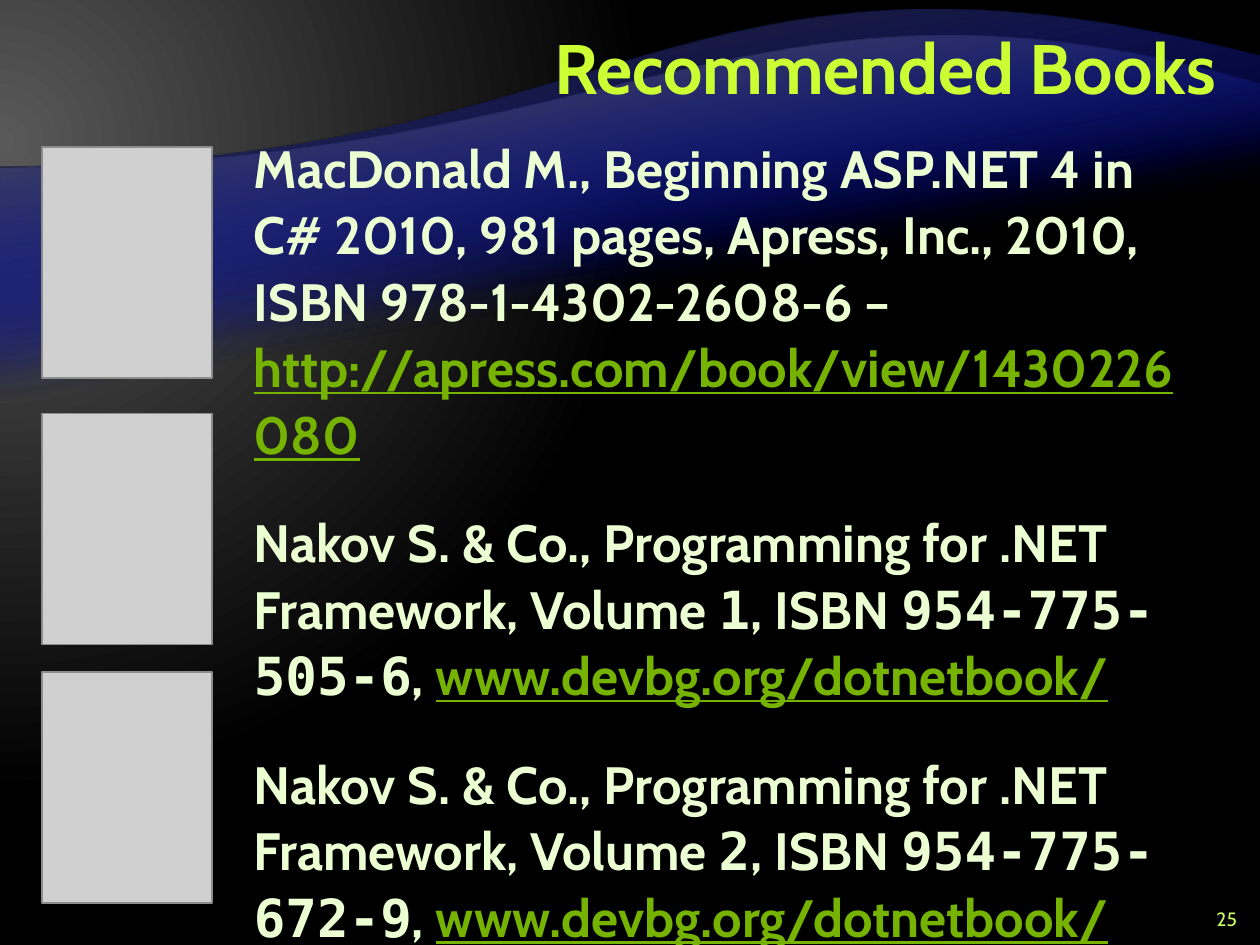
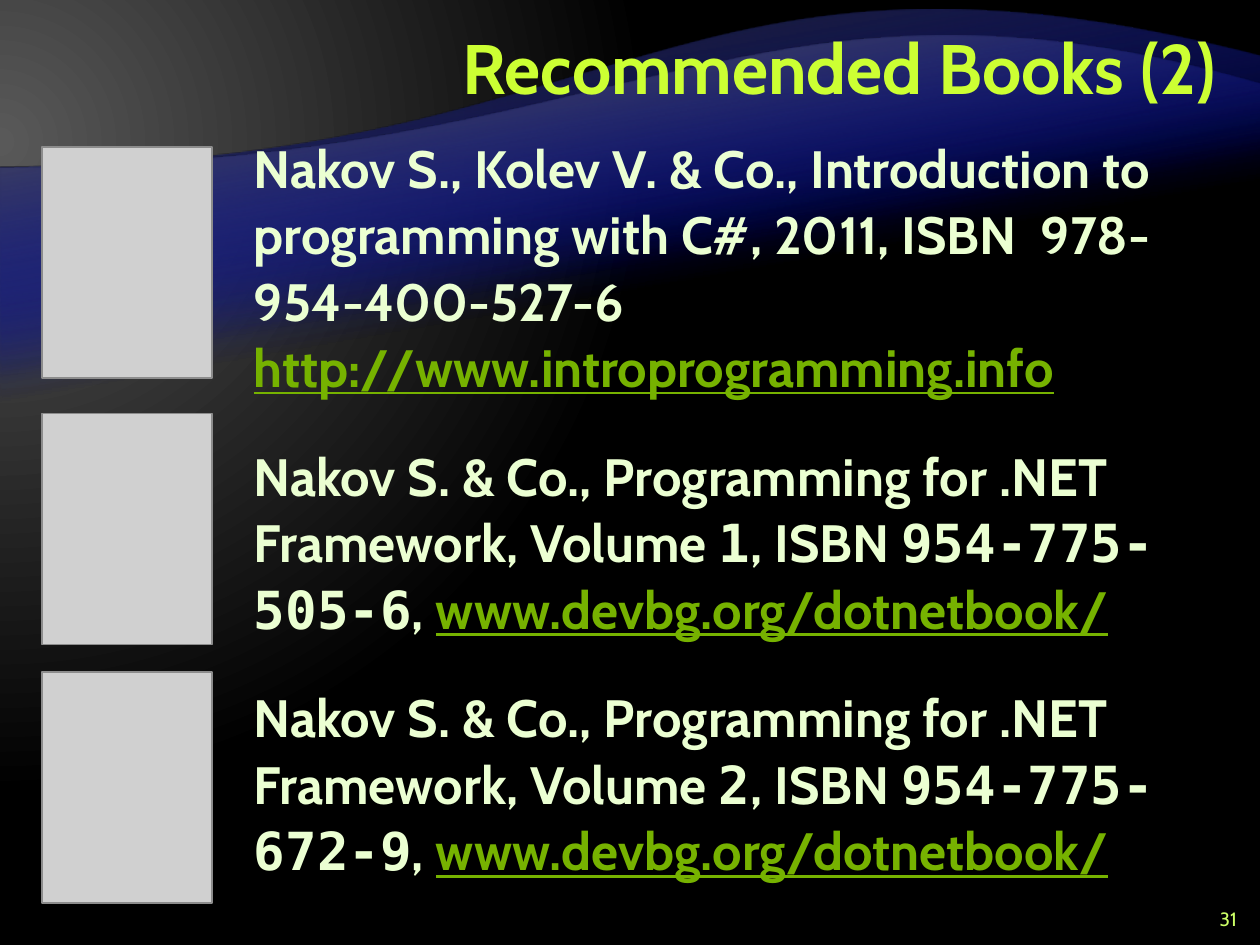
Before and after one commit to Lockheed01/aspnet-mvc-course, a slide deck: slide 31 of Lectures/0. Course Introduction/--for-editing--Course Introduction.pptx (slide 25 before the commit). Drawn at 1260x945 pixels with LibreOffice and Linux fonts; fonts in the diff are those of the drawing; grey boxes stand for pictures; background and template pictures are left out. Boxes give left, top, right and bottom in pixels: in the first picture for what was removed or moved away, otherwise in the second. Text is boxed around its words. In the diff, an @@ line names an element or a change of style, - is before the commit and + after.

```diff
--- a/Lectures/0. Course Introduction/--for-editing--Course Introduction.pptx
+++ b/Lectures/0. Course Introduction/--for-editing--Course Introduction.pptx
@@ title at [463, 35, 1216, 108]: text changed @@
-Recommended Books
+Recommended Books (2)
@@ text at [254, 144, 1151, 399]: text changed @@
-MacDonald M., Beginning ASP.NET 4 in C# 2010, 981 pages, Apress, Inc., 2010, ISBN 978-1-4302-2608-6 – http://apress.com/book/view/1430226080
+Nakov S., Kolev V. & Co., Introduction to programming with C#, 2011, ISBN 978-954-400-527-6 http://www.introprogramming.info
@@ page number at [1220, 912, 1237, 927]: text changed @@
-25
+31
```
Also in this commit, not shown: 5 other slides changed, 6 slides added, 1 other file.
